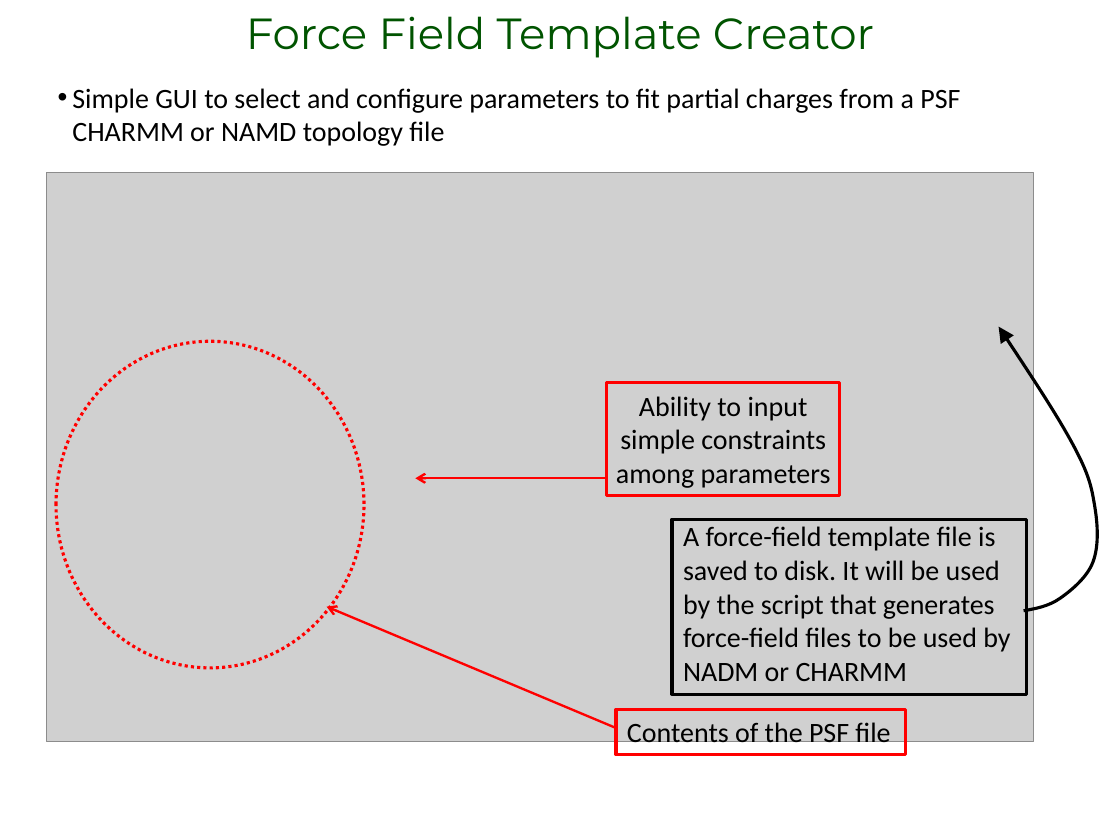
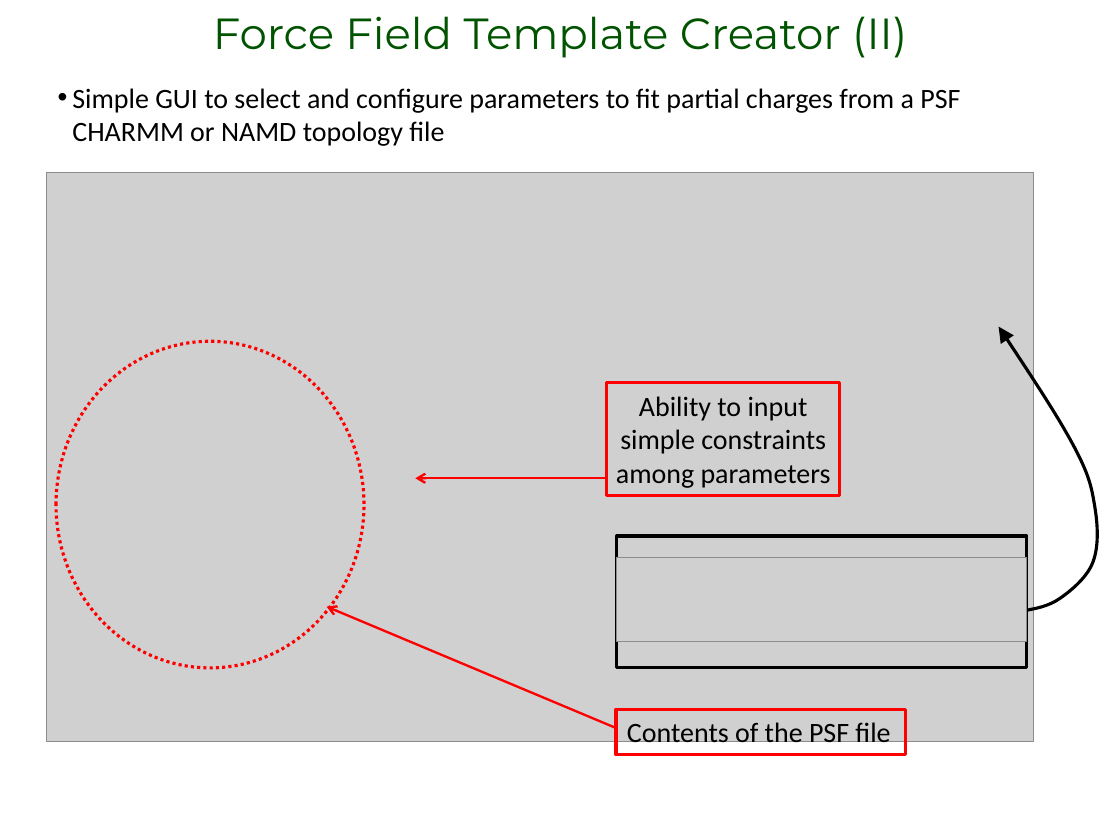
Before and after one commit to camm/documents, a slide deck: slide 2 of Jose/minimization_design.pptx (slide 1 before the commit). Drawn at 1120x840 pixels with LibreOffice and Linux fonts; fonts in the diff are those of the drawing; grey boxes stand for pictures. Boxes give left, top, right and bottom in pixels: in the first picture for what was removed or moved away, otherwise in the second. Text is boxed around its words. In the diff, an @@ line names an element or a change of style, - is before the commit and + after.

```diff
--- a/Jose/minimization_design.pptx
+++ b/Jose/minimization_design.pptx
@@ text at (213, 16, 907, 58): text changed @@
-Force Field Template Creator
+Force Field Template Creator (II)
@@ rectangle: place and size @@
-rectangle at (672, 520, 1027, 694)
+rectangle at (617, 536, 1027, 668)
@@ text removed at (683, 526, 1010, 681) @@
-A force-field template file is saved to disk. It will be used by the script that generates force-field files to be used by NADM or CHARMM
@@ picture added at (617, 557, 1027, 641) @@
```
Also in this commit, not shown: 3 slides added, 3 other files.
